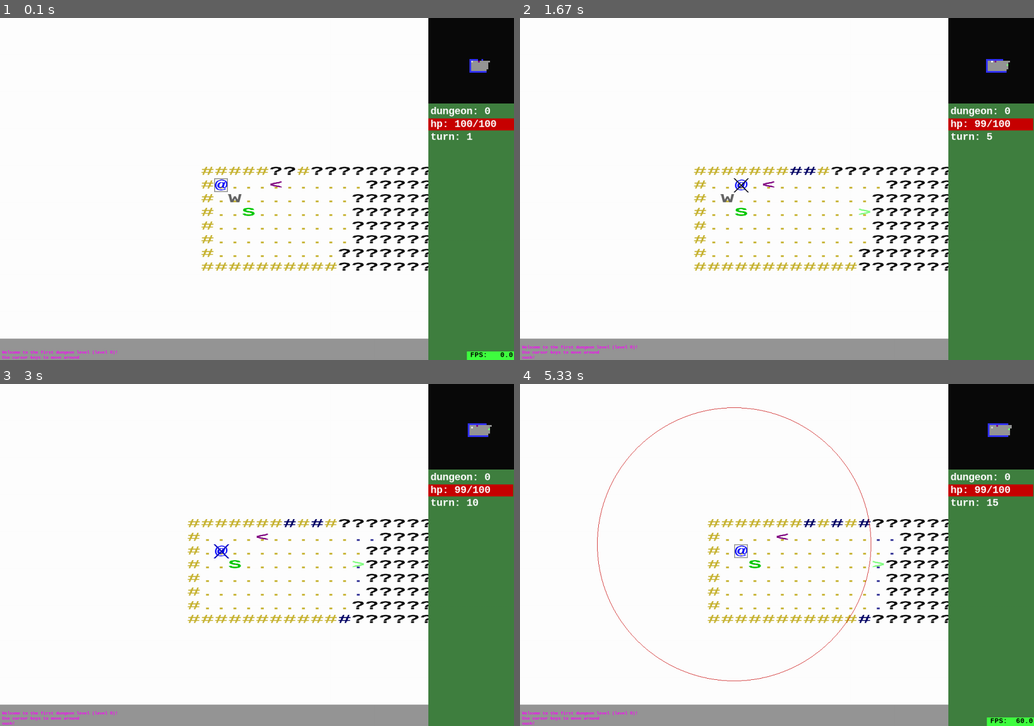
Above: before the commit, frames 1-4 (two rows, left to right).
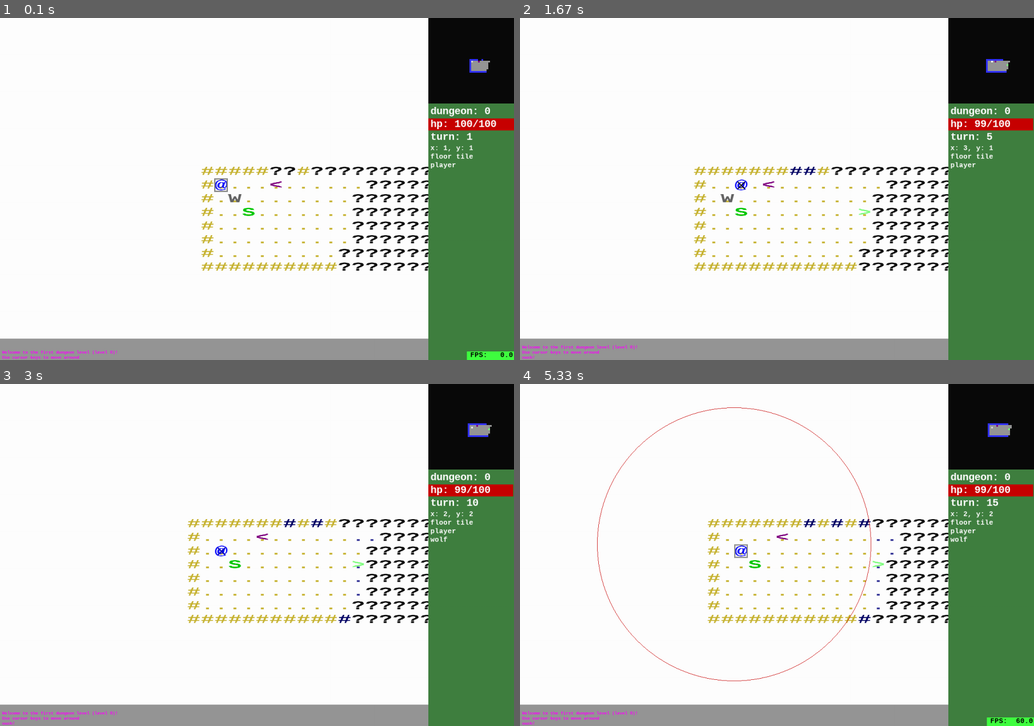
Above: after the commit, the same moments.

Repository: spheppner/roguebasin_python3
Game: pygame game, started from base_pygame_10.py
Same seed, same stepped clock (60 frames per second), same inputs: the game is played once before the commit and once after it.
Inputs:
- Up to frame 1 (0.1 s): no input
- Up to frame 2 (1.67 s): hold A 0.33-0.8 s; hold Right 0.33-0.8 s; hold Right 0.83-1.3 s; hold D 0.83-1.3 s; hold Up 1.33-1.63 s; hold W 1.33-1.63 s; tap Space at 1.4 s; tap 1 at 1.48 s
- Up to frame 3 (3 s): hold Left 2.17-2.7 s; hold A 2.17-2.7 s; tap Space at 2.23, 2.53, 2.8 s; tap Shift at 2.32 s; hold Down from 2.73 s (still down); hold S from 2.73 s (still down); tap 1 at 2.88 s
- Up to frame 4 (5.33 s): release Down at 3.03 s; release S at 3.03 s; hold Right 3.9-4.53 s; hold D 3.9-4.53 s; tap Space at 3.97, 4.27, 5.03 s; tap 1 at 4.05 s; hold Left from 4.97 s (still down); hold A from 4.97 s (still down); tap Shift at 5.12 s

The runs differ from the first frame. In frame 1, 0.2% of the frame differs, in the area x 41-92%, y 37-51%; in frame 2, 0.1%; in frame 3, 0.2%; in frame 4, 0.2%.

Commit message:
cursor describes tile and items

Diff:
--- a/base_pygame_10.py
+++ b/base_pygame_10.py
@@ -302,7 +302,9 @@
               "#":"wall tile",
               ".":"floor tile",
               ">":"stair down",
-              "<":"stair up"}
+              "<":"stair up",
+              "W": "wolf",
+              "S": "snake"}
 
     tiles_x = 0
     tiles_y = 0
@@ -310,12 +312,16 @@
     log = [] # message log
     game_over = False
     turn = 1
+    cursor_x = 0
+    cursor_y = 0
 
     def __init__(self, tiles_x=80, tiles_y=40):
-        Game.tiles_x = tiles_x  # width of the level in tiles
-        Game.tiles_y = tiles_y  # height of the level in tiles, top row is 0, second row is 1 etc.
+        Game.tiles_x = tiles_x  # max. width of the level in tiles
+        Game.tiles_y = tiles_y  # max. height of the level in tiles, top row is 0, second row is 1 etc.
         #self.checked = set()   # like a list, but without duplicates. for fov calculation
         self.player = Player(x=1,y=1,z=0)
+        Game.cursor_x = self.player.x
+        Game.cursor_y = self.player.y
         #Monster(2,2,0)
         Wolf(2,2,0)
         Snake(3,3,0)
@@ -650,18 +656,15 @@
 
 class Cursor():
 
-    def __init__(self, x, y, grid_size):
-        self.x = x
-        self.y = y
-        self.grid_size = grid_size
+    def __init__(self):
         self.create_image()
 
     def create_image(self):
-        self.image = pygame.surface.Surface((self.grid_size,
-                                             self.grid_size))
+        self.image = pygame.surface.Surface((Viewer.grid_size[0],
+                                             Viewer.grid_size[1]))
         c = random.randint(100,200)
-        pygame.draw.rect(self.image, (c,c,c), (0,0,self.grid_size,
-                         self.grid_size), 2)
+        pygame.draw.rect(self.image, (c,c,c), (0,0,Viewer.grid_size[0],
+                         Viewer.grid_size[1]), 3)
         self.image.set_colorkey((0,0,0))
         self.image.convert_alpha()
 
@@ -671,16 +674,17 @@
     height = 0  # screen y resolution in pixel
     panel_width = 200
     log_height = 50
-
+    gird_size = (32,32)
 
     def __init__(self, game, width=640, height=400, grid_size = (32,32), fps=60, ):
         """Initialize pygame, window, background, font,...
            default arguments """
         self.game = game
-        self.grid_size = grid_size
+        self.fps = fps
+        Viewer.grid_size = grid_size # make global readable
+        Viewer.width = width
+        Viewer.height = height
         pygame.init()
-        Viewer.width = width  # make global readable
-        Viewer.height = height
         # player center in pixel
         self.pcx = (width - Viewer.panel_width) // 2  # set player in the middle of the screen
         self.pcy = (height - Viewer.log_height) // 2
@@ -688,7 +692,7 @@
         self.logscreen_fontsize = 10
         self.screen = pygame.display.set_mode((self.width, self.height), pygame.DOUBLEBUF)
         self.clock = pygame.time.Clock()
-        self.fps = fps
+
         self.playtime = 0.0
         # ------ surfaces for radar, panel and log ----
         # all surfaces are black by default
@@ -712,8 +716,26 @@
         #test = make_text("@")
 
         self.create_tiles()
-        self.cursor = Cursor(0,0, self.grid_size[0])
+        self.cursor = Cursor()
         self.run()
+
+    def move_cursor(self, dx=0, dy=0):
+        """moves the cursor dx, dy tiles away from the current position"""
+        target_x, target_y = self.game.player.x + Game.cursor_x + dx, self.game.player.y + Game.cursor_y + dy
+        # check if the target tile is inside the current level dimensions
+        level_width = len(Game.dungeon[self.game.player.z][0])
+        level_height = len(Game.dungeon[self.game.player.z])
+        print("level dimension in tiles:", level_width, level_height, Game.cursor_x, Game.cursor_y, dx, dy)
+        if target_x < 0 or target_y < 0 or target_x >= level_width or target_y >= level_height:
+            return # cursor can not move outside of the current level
+        # check if the target tile is outside the current game window
+        x = self.pcx + (Game.cursor_x + dx) * self.gird_size[0]
+        y = self.pcy + (Game.cursor_y + dy) * self.grid_size[1]
+        if x < 0 or y < 0 or x > (self.width - self.panel_width) or y > (self.height - self.log_height):
+            return # cursor can not move outside of the game window
+        # ---- finally, move the cursor ---
+        Game.cursor_x += dx
+        Game.cursor_y += dy
 
     def make_background(self):
         """scans the subfolder 'data' for .jpg files, randomly selects
@@ -927,6 +949,7 @@
         # fill panelscreen with color
         self.panelscreen.fill((64, 128, 64))
         # write stuff in the panel
+        # -y5------------
         write(self.panelscreen, text="dungeon: {}".format(self.game.player.z), x=5, y=5, color=(255, 255, 255))
         #cheering = ["go, Hero, go!",
         #            "come on, man!",
@@ -936,11 +959,34 @@
         # - hitpoint bar in red, starting left
         pygame.draw.rect(self.panelscreen, (200, 0, 0),
                          (0, 35, self.game.player.hitpoints * Viewer.panel_width / self.game.player.hitpoints_max, 28))
+        # -y35--------------------
         write(self.panelscreen, text="hp: {}/{}".format(
                self.game.player.hitpoints, self.game.player.hitpoints_max), x=5, y=35,
                color=(255,255,255), font_size=24)
+        # -y65 ----------------------
         write(self.panelscreen, text="turn: {}".format(
                Game.turn), x=5, y=65, color=(255,255,255), font_size=24)
+        # --- write cursor information into panel ---
+        # - y95 ------
+
+        tilex, tiley = self.game.player.x + Game.cursor_x, self.game.player.y + Game.cursor_y
+        t = Game.dungeon[self.game.player.z][tiley][tilex]
+        write(self.panelscreen, text="x: {}, y: {}".format(tilex, tiley), x=5, y=95, color=(255,255,255), font_size=16)
+        # tile information
+        # - y115
+        write(self.panelscreen, text=Game.legend[t.char] if t.explored else "not yet explored" , x=5, y=115, color=(255,255,255), font_size=16)
+        # objects on top of that tile ?
+        here = []
+        for o in Game.objects.values():
+            #print("object:",o)
+            if o.z == self.game.player.z and o.x == tilex and o.y == tiley and o.hitpoints >0:
+                here.append(o)
+        #print(here)
+        for dy, thing in enumerate(here):
+            # -y135 + 20*dy
+            write(self.panelscreen, text=Game.legend[thing.char], x=5, y=135+20*dy, color=(255,255,255), font_size=16)
+
+
 
 
         # blit panelscreen
@@ -981,7 +1027,7 @@
                 running = False
             milliseconds = self.clock.tick(self.fps)  #
             seconds = milliseconds / 1000
-            # --- redraw screen if animation has ended ----
+            # --- redraw whole screen if animation has ended ----
             if animation > self.playtime and animation < (self.playtime + seconds):
                 self.redraw = True
 
@@ -997,10 +1043,11 @@
                 # --- draw laser beam -----
                 c = (0,0,random.randint(10,250))
                 w = random.randint(1,4)
-                startpoints = [(0,0),
-                         (self.grid_size[0],0),
-                         (0,self.grid_size[1]),
-                         (self.grid_size[0], self.grid_size[1])]
+                d = 8 # distance from corner of grid toward center for laser start points
+                startpoints = [(d,d),
+                         (self.grid_size[0]-d,d),
+                         (d,self.grid_size[1]-d),
+                         (self.grid_size[0]-d, self.grid_size[1]-d)]
                 for x,y in startpoints:
                     pygame.draw.line(self.screen, c,
                         (self.pcx+x,self.pcy+y),
@@ -1027,17 +1074,21 @@
                         running = False
                     # ---- move the game cursor with wasd ----
                     if event.key == pygame.K_a:
-                        self.cursor.x -= 1
+                        self.move_cursor(-1,0)
+                        #Game.cursor_x -= 1
                     if event.key == pygame.K_d:
-                        self.cursor.x += 1
+                        self.move_cursor(1,0)
+                        #Game.cursor_x += 1
                     if event.key == pygame.K_w:
-                        self.cursor.y -= 1
+                        self.move_cursor(0,-1)
+                        #Game.cursor_y -= 1
                     if event.key == pygame.K_s:
-                        self.cursor.y += 1
+                        self.move_cursor(0,1)
+                        #Game.cursor_y += 1
                     # ---- shoot laser beam to cursor -----
                     if event.key == pygame.K_1:
                         # laser = 1
-                        lasertarget = (self.cursor.x, self.cursor.y)
+                        lasertarget = (Game.cursor_x, Game.cursor_y)
                         animation = self.playtime + 1
                     # ---- -simple player movement with cursor keys -------
                     if event.key == pygame.K_RIGHT:
@@ -1100,14 +1151,14 @@
                 self.game.make_fov_map()
 
             if self.redraw:
-                self.cursor.x, self.cursor.y = 0, 0
+                Game.cursor_x, Game.cursor_y = 0, 0
                 # delete everything on screen
                 self.screen.blit(self.background, (0, 0))
                 # --- order of drawing (back to front) ---
                 self.draw_dungeon()
 
                 self.draw_radar()
-                self.draw_panel()
+                #self.draw_panel()
                 self.draw_log()
                 ##for i in range(32):
                 ##    print("i", i, i * 32)
@@ -1115,6 +1166,9 @@
                 ##    self.screen.blit(self.darkfloors[i+320], (i * 32, 32))
                 ##    self.screen.blit(self.lightwalls[i], (i * 32, 64))
                 ##    self.screen.blit(self.darkwalls[i], (i * 32, 96))
+            #elif Game.cursor_x != 0 or Game.cursor_y != 0:
+            #    self.draw_panel()
+            self.draw_panel() # always draw panel
 
             self.redraw = False
 
@@ -1156,8 +1210,8 @@
             # ------ Cursor -----
             self.cursor.create_image()
             self.screen.blit(self.cursor.image,(
-                  self.pcx+self.cursor.x*self.grid_size[0],
-                  self.pcy+self.cursor.y*self.grid_size[1]))
+                  self.pcx+Game.cursor_x*self.grid_size[0],
+                  self.pcy+Game.cursor_y*self.grid_size[1]))
             # -------- next frame -------------
             pygame.display.flip()
         # -----------------------------------------------------
@@ -1168,4 +1222,4 @@
 
 if __name__ == '__main__':
     g = Game(tiles_x=80, tiles_y=40 )
-    Viewer(g, 1200, 800) #, (35,35))
+    Viewer(g, width=1200, height=800, grid_size=(32,32)) #, (35,35))
